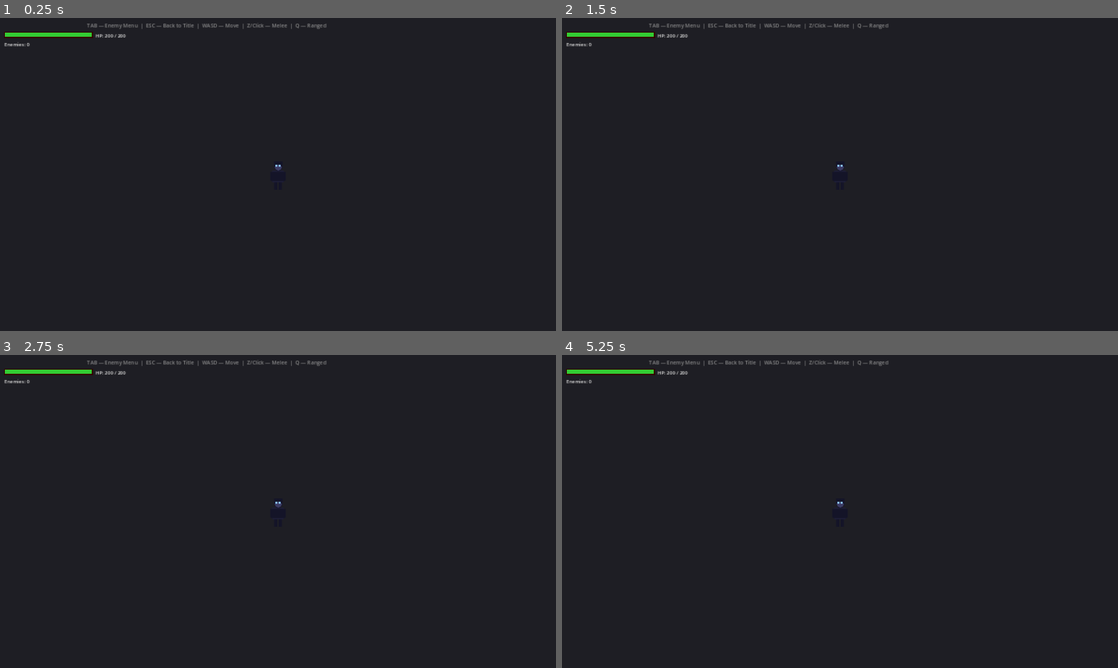
Above: before the commit, frames 1-4 (two rows, left to right).
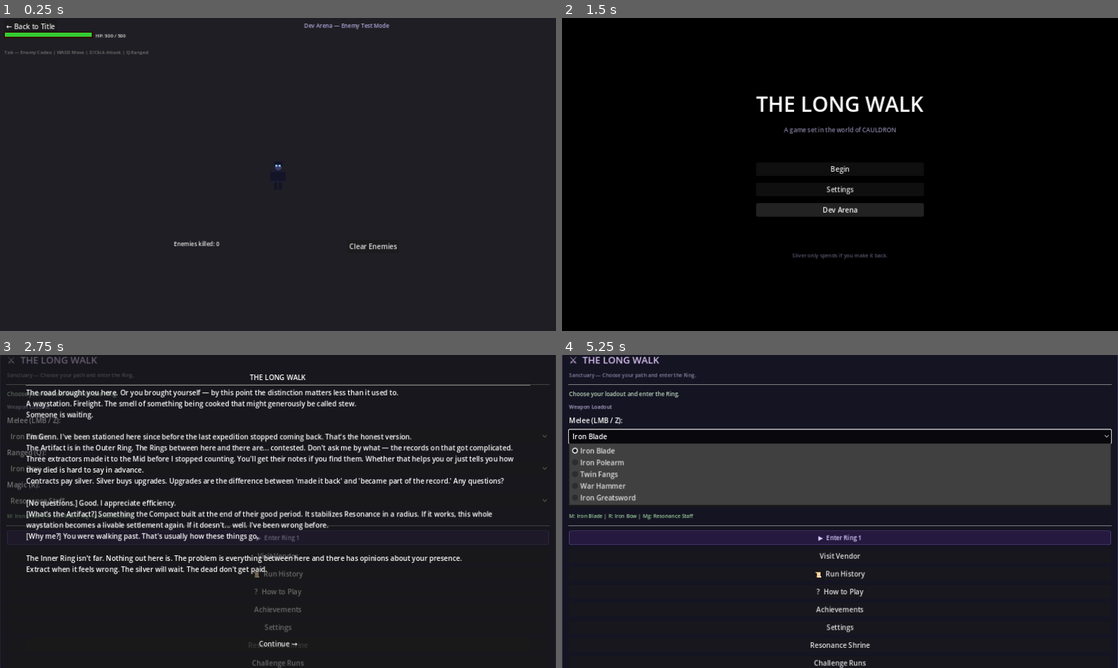
Above: after the commit, the same moments.

Repository: cbradshaw11/game-concept
Game: Godot game, scene res://scenes/dev/dev_arena.tscn
Same seed, same stepped clock (60 frames per second), same inputs: the game is played once before the commit and once after it. This scene is started directly instead of the project's main scene.
Inputs (mouse positions are in pixels of both pictures, inside the frame that each line leads up to):
- Up to frame 1 (0.25 s): no input
- Up to frame 2 (1.5 s): click (934, 246) at 0.5 s, where only the run after the commit has a clickable "Clear Enemies"; click (595, 27) at 1.25 s, where only the run after the commit has a clickable "← Back to Title"
- Up to frame 3 (2.75 s): click (278, 505) at 2 s, where only the run after the commit has a clickable "Begin"
- Up to frame 4 (5.25 s): click (840, 536) at 2.75 s, where only the run after the commit has a clickable "▶ Enter Ring 1"; click (840, 536) at 3.5 s, where only the run after the commit has a clickable "▶ Enter Ring 1"; click (840, 642) at 4.25 s, where only the run after the commit has a clickable "Continue →"; click (840, 436) at 5 s, where only the run after the commit has a clickable "Iron Blade"

The runs differ from the first frame. In frame 1, 0.9% of the frame differs, in the area x 0-72%, y 1-74%; in frame 2, 96%, in the area x 0-100%, y 0-100%; in frame 3, 11%; in frame 4, 27%.

Commit message:
feat: dev enemy test arena — spawn + test any enemy from title screen
Co-Authored-By: Claude Opus 4.6 (1M context) <noreply@anthropic.com>

Diff:
--- a/game/scenes/dev/dev_arena.gd
+++ b/game/scenes/dev/dev_arena.gd
@@ -3,6 +3,7 @@
 # ── Dev Enemy Test Arena ─────────────────────────────────────────────────────
 # Standalone developer tool for spawning and testing enemies.
 # Built entirely in code — no .tscn dependencies beyond player sprite.
+# Uses DataStore autoload for enemy data.
 
 const SPRITE_BASE := "res://assets/sprites/"
 const SPRITE_MAP := {
@@ -31,36 +32,29 @@
 	"resonance_wraith": Color(0.5, 0.8, 1.0, 0.8),
 }
 
-# Hardcoded enemy data (self-contained — no DataStore dependency)
-const ENEMY_DATA := {
-	"cave_spider":      { "hp": 40,  "damage": 9,  "zone": "inner", "desc": "Scurries erratically, stops to fire slow web projectiles" },
-	"scavenger_grunt":  { "hp": 50,  "damage": 10, "zone": "inner", "desc": "Basic melee, steady charge toward player" },
-	"shieldbearer":     { "hp": 80,  "damage": 18, "zone": "mid",   "desc": "Slow advance, wind-up brace, then lunges to strike" },
-	"shield_wall":      { "hp": 120, "damage": 22, "zone": "mid",   "desc": "Barely moves, forces you to engage, hits very hard" },
-	"ash_flanker":      { "hp": 55,  "damage": 12, "zone": "mid",   "desc": "Wide zigzag strafe, quick strikes" },
-	"berserker":        { "hp": 65,  "damage": 16, "zone": "mid",   "desc": "Burst-sprint with hard stops, erratic timing" },
-	"ridge_archer":     { "hp": 45,  "damage": 14, "zone": "mid",   "desc": "Keeps distance, fires orange projectiles" },
-	"rift_caster":      { "hp": 50,  "damage": 15, "zone": "outer", "desc": "Orbits player, lobs slow purple orbs" },
-	"warden_hunter":    { "hp": 90,  "damage": 20, "zone": "outer", "desc": "Normal chase, repositions after each hit" },
-	"resonance_wraith": { "hp": 70,  "damage": 17, "zone": "outer", "desc": "Teleports every 2s, ethereal drift between blinks" },
+const FLAVOR_TEXT := {
+	"scavenger_grunt": "Basic melee scrapper. Rushes the player directly.",
+	"cave_spider": "Erratic crawler. Stops to fire slow web projectiles.",
+	"shieldbearer": "Armored soldier. Wind-up lunge attack, shield bash on contact.",
+	"ash_flanker": "Fast flanker. Wide zigzag approach, hard to track.",
+	"ridge_archer": "Ranged kiter. Keeps distance, fires arrows.",
+	"rift_caster": "Orbiting caster. Circles player, fires magic orbs.",
+	"berserker": "Glass cannon. Burst-sprint charges, hits hard.",
+	"shield_wall": "Slow tank. Forces you to engage it, punishing hits.",
+	"warden_hunter": "Elite hunter. Repositions after every hit.",
+	"resonance_wraith": "Phase phantom. Teleports every 2s, ethereal strikes.",
 }
 
-# Ordered list for menu display
-const ENEMY_ORDER := [
-	"cave_spider", "scavenger_grunt",
-	"shieldbearer", "shield_wall", "ash_flanker", "berserker", "ridge_archer",
-	"rift_caster", "warden_hunter", "resonance_wraith",
-]
-
-var player_speed := 200.0
-var player_health := 200.0
-var player_max_health := 200.0
+var player_speed := 220.0
+var player_health := 500.0
+var player_max_health := 500.0
 var enemies: Array[Node2D] = []
 var damage_timers: Dictionary = {}
 var _enemy_state_timers: Dictionary = {}
 var attack_cooldown: float = 0.0
 var _last_move_dir: Vector2 = Vector2.RIGHT
 var _menu_open: bool = false
+var kill_count: int = 0
 
 # Scene nodes (built in _ready)
 var player: Node2D = null
@@ -70,8 +64,9 @@
 var hud_layer: CanvasLayer = null
 var health_bar: ColorRect = null
 var hp_label: Label = null
-var enemy_count_label: Label = null
+var kill_count_label: Label = null
 var menu_panel: Panel = null
+var grid_node: Node2D = null
 
 func _ready() -> void:
 	_build_scene()
@@ -85,6 +80,13 @@
 	background.size = Vector2(4000, 4000)
 	background.position = Vector2(-2000, -2000)
 	add_child(background)
+
+	# Grid lines node
+	grid_node = Node2D.new()
+	grid_node.name = "GridLines"
+	grid_node.z_index = -1
+	add_child(grid_node)
+	grid_node.draw.connect(_draw_grid.bind(grid_node))
 
 	# Player
 	player = Node2D.new()
@@ -113,14 +115,30 @@
 	hud_layer.name = "HUD"
 	add_child(hud_layer)
 
-	# Hint label (top center)
+	# Controls hint (top left below HP)
 	var hint := Label.new()
-	hint.text = "TAB \u2014 Enemy Menu  |  ESC \u2014 Back to Title  |  WASD \u2014 Move  |  Z/Click \u2014 Melee  |  Q \u2014 Ranged"
-	hint.add_theme_font_size_override("font_size", 12)
-	hint.add_theme_color_override("font_color", Color(0.7, 0.7, 0.7, 0.7))
-	hint.position = Vector2(200, 8)
+	hint.text = "Tab \u2014 Enemy Codex | WASD Move | Z/Click Attack | Q Ranged"
+	hint.add_theme_font_size_override("font_size", 11)
+	hint.add_theme_color_override("font_color", Color(0.6, 0.6, 0.6, 0.7))
+	hint.position = Vector2(10, 70)
 	hint.name = "HintLabel"
 	hud_layer.add_child(hint)
+
+	# "Dev Arena — Enemy Test Mode" label top right
+	var mode_label := Label.new()
+	mode_label.text = "Dev Arena \u2014 Enemy Test Mode"
+	mode_label.add_theme_font_size_override("font_size", 13)
+	mode_label.add_theme_color_override("font_color", Color(0.7, 0.65, 0.85))
+	mode_label.position = Vector2(700, 8)
+	mode_label.name = "ModeLabel"
+	hud_layer.add_child(mode_label)
+
+	# Back to Title button (top left)
+	var back_btn := Button.new()
+	back_btn.text = "\u2190 Back to Title"
+	back_btn.position = Vector2(10, 4)
+	back_btn.pressed.connect(func(): get_tree().change_scene_to_file("res://scenes/main.tscn"))
+	hud_layer.add_child(back_btn)
 
 	# Health bar BG
 	var hb_bg := ColorRect.new()
@@ -140,21 +158,41 @@
 
 	# HP label
 	hp_label = Label.new()
-	hp_label.text = "HP: 200 / 200"
+	hp_label.text = "HP: 500 / 500"
 	hp_label.add_theme_font_size_override("font_size", 11)
 	hp_label.add_theme_color_override("font_color", Color(0.9, 0.9, 0.9))
 	hp_label.position = Vector2(220, 32)
 	hp_label.name = "HPLabel"
 	hud_layer.add_child(hp_label)
 
-	# Enemy count label
-	enemy_count_label = Label.new()
-	enemy_count_label.text = "Enemies: 0"
-	enemy_count_label.add_theme_font_size_override("font_size", 11)
-	enemy_count_label.add_theme_color_override("font_color", Color(0.9, 0.9, 0.9))
-	enemy_count_label.position = Vector2(10, 52)
-	enemy_count_label.name = "EnemyCount"
-	hud_layer.add_child(enemy_count_label)
+	# Kill count label (bottom center)
+	kill_count_label = Label.new()
+	kill_count_label.text = "Enemies killed: 0"
+	kill_count_label.add_theme_font_size_override("font_size", 13)
+	kill_count_label.add_theme_color_override("font_color", Color(0.9, 0.9, 0.9))
+	kill_count_label.position = Vector2(400, 510)
+	kill_count_label.name = "KillCount"
+	hud_layer.add_child(kill_count_label)
+
+	# Clear Enemies button (bottom right, always visible)
+	var clear_btn := Button.new()
+	clear_btn.text = "Clear Enemies"
+	clear_btn.position = Vector2(800, 510)
+	clear_btn.pressed.connect(_on_clear_all)
+	hud_layer.add_child(clear_btn)
+
+func _draw_grid(node: Node2D) -> void:
+	var spacing := 80.0
+	var extent := 2000.0
+	var col := Color(0.15, 0.15, 0.15)
+	var x := -extent
+	while x <= extent:
+		node.draw_line(Vector2(x, -extent), Vector2(x, extent), col, 1.0)
+		x += spacing
+	var y := -extent
+	while y <= extent:
+		node.draw_line(Vector2(-extent, y), Vector2(extent, y), col, 1.0)
+		y += spacing
 
 func _process(delta: float) -> void:
 	_handle_global_input()
@@ -170,6 +208,10 @@
 	_clean_dead_enemies()
 	# Keep background centered on player
 	background.position = player.position - Vector2(2000, 2000)
+	# Keep grid centered
+	if grid_node:
+		grid_node.position = Vector2(snapped(player.position.x, 80.0), snapped(player.position.y, 80.0))
+		grid_node.queue_redraw()
 
 func _handle_global_input() -> void:
 	if Input.is_action_just_pressed("ui_cancel"):
@@ -177,9 +219,6 @@
 			_close_menu()
 		else:
 			get_tree().change_scene_to_file("res://scenes/main.tscn")
-	if Input.is_key_pressed(KEY_TAB) and not Input.is_key_pressed(KEY_SHIFT):
-		# Only toggle on press, not hold
-		pass
 	if Input.is_action_just_pressed("ui_focus_next"):
 		# TAB — toggle menu
 		if _menu_open:
@@ -257,7 +296,7 @@
 	trail_tw.tween_property(trail, "modulate:a", 0.0, 0.18)
 	trail_tw.tween_callback(trail.queue_free)
 
-	var base_dmg: int = 15
+	var base_dmg: int = 20
 	for enemy in enemies:
 		if not is_instance_valid(enemy) or not enemy.get_meta("alive", false):
 			continue
@@ -267,7 +306,7 @@
 # ── Ranged Attack ────────────────────────────────────────────────────────────
 
 func _do_ranged_attack() -> void:
-	var nearest: Node2D = _get_nearest_enemy(500.0)
+	var nearest: Node2D = _get_nearest_enemy(600.0)
 	if nearest == null:
 		return
 	var proj := ColorRect.new()
@@ -275,10 +314,10 @@
 	proj.color = Color(0.9, 0.95, 1.0)
 	proj.position = player.position - Vector2(5, 5)
 	add_child(proj)
-	var base_dmg: int = 20
+	var base_dmg: int = 25
 	var dmg_val := base_dmg
 	var tw := create_tween()
-	tw.tween_property(proj, "position", nearest.position - Vector2(5, 5), 0.25)
+	tw.tween_property(proj, "position", nearest.position - Vector2(5, 5), 0.3)
 	tw.tween_callback(func():
 		proj.queue_free()
 		if is_instance_valid(nearest) and nearest.get_meta("alive", false):
@@ -334,6 +373,7 @@
 
 func _on_enemy_killed(enemy: Node2D) -> void:
 	enemy.set_meta("alive", false)
+	kill_count += 1
 	var tw := create_tween()
 	tw.tween_property(enemy, "modulate:a", 0.0, 0.3)
 	tw.tween_callback(enemy.queue_free)
@@ -348,17 +388,25 @@
 # ── Enemy Spawning ───────────────────────────────────────────────────────────
 
 func _spawn_specific_enemy(enemy_id: String) -> void:
-	var data: Dictionary = ENEMY_DATA.get(enemy_id, {})
+	# Pull stats from DataStore
+	var all_enemies: Array = DataStore.enemies.get("enemies", [])
+	var data: Dictionary = {}
+	for e in all_enemies:
+		if e.get("id", "") == enemy_id:
+			data = e
+			break
 	if data.is_empty():
 		return
-	var max_hp: int = data["hp"]
-	var dmg: int = data["damage"]
-	var zone: String = data["zone"]
+
+	var max_hp: int = int(data.get("health", 50))
+	var dmg: int = int(data.get("damage", 10))
 	var spd: int = SPEED_MAP.get(enemy_id, 80)
-
-	# Random position 200-300px from player
+	var rings: Array = data.get("rings", [])
+	var zone: String = rings[0] if rings.size() > 0 else "inner"
+
+	# Random position 150-200px from player
 	var angle: float = randf() * TAU
-	var dist: float = randf_range(200.0, 300.0)
+	var dist: float = randf_range(150.0, 200.0)
 	var spawn_pos: Vector2 = player.position + Vector2(cos(angle), sin(angle)) * dist
 
 	var node := Node2D.new()
@@ -416,8 +464,8 @@
 		health_bar.color = Color(0.2, 0.8, 0.2) if ratio > 0.35 else Color(0.85, 0.2, 0.2)
 	if hp_label:
 		hp_label.text = "HP: %d / %d" % [int(player_health), int(player_max_health)]
-	if enemy_count_label:
-		enemy_count_label.text = "Enemies: %d" % enemies.size()
+	if kill_count_label:
+		kill_count_label.text = "Enemies killed: %d" % kill_count
 
 # ── Player Death (reset) ────────────────────────────────────────────────────
 
@@ -865,6 +913,13 @@
 
 # ── Spawn Menu ───────────────────────────────────────────────────────────────
 
+func _get_ring_label(rings: Array) -> String:
+	if "outer" in rings:
+		return "Outer Ring"
+	elif "mid" in rings:
+		return "Mid Ring"
+	return "Inner Ring"
+
 func _open_menu() -> void:
 	if _menu_open:
 		return
@@ -878,13 +933,13 @@
 	style.set_border_width_all(2)
 	style.set_corner_radius_all(6)
 	menu_panel.add_theme_stylebox_override("panel", style)
-	menu_panel.position = Vector2(80, 40)
-	menu_panel.size = Vector2(600, 520)
+	menu_panel.position = Vector2(130, 20)
+	menu_panel.size = Vector2(700, 500)
 	hud_layer.add_child(menu_panel)
 
 	var margin := MarginContainer.new()
 	margin.position = Vector2(0, 0)
-	margin.size = Vector2(600, 520)
+	margin.size = Vector2(700, 500)
 	margin.add_theme_constant_override("margin_left", 16)
 	margin.add_theme_constant_override("margin_right", 16)
 	margin.add_theme_constant_override("margin_top", 12)
@@ -898,14 +953,14 @@
 
 	# Title
 	var title_lbl := Label.new()
-	title_lbl.text = "ENEMY TEST ARENA"
+	title_lbl.text = "Enemy Codex \u2014 Dev Arena"
 	title_lbl.add_theme_font_size_override("font_size", 22)
 	title_lbl.add_theme_color_override("font_color", Color(0.9, 0.85, 1.0))
 	title_lbl.horizontal_alignment = HORIZONTAL_ALIGNMENT_CENTER
 	outer_vbox.add_child(title_lbl)
 
 	var subtitle_lbl := Label.new()
-	subtitle_lbl.text = "Spawn enemies to test their behavior. Click an enemy to spawn one."
+	subtitle_lbl.text = "Spawn enemies to test their behavior. Click Spawn to deploy."
 	subtitle_lbl.add_theme_font_size_override("font_size", 11)
 	subtitle_lbl.add_theme_color_override("font_color", Color(0.6, 0.6, 0.65))
 	subtitle_lbl.horizontal_alignment = HORIZONTAL_ALIGNMENT_CENTER
@@ -926,35 +981,50 @@
 	list_vbox.add_theme_constant_override("separation", 4)
 	scroll.add_child(list_vbox)
 
-	var zone_labels := { "inner": "Zone 1 \u2014 Inner", "mid": "Zone 2 \u2014 Mid", "outer": "Zone 3 \u2014 Outer" }
-	var zone_colors := { "inner": Color(0.3, 0.8, 0.3), "mid": Color(0.9, 0.8, 0.2), "outer": Color(0.9, 0.3, 0.3) }
-
-	for enemy_id in ENEMY_ORDER:
-		var data: Dictionary = ENEMY_DATA[enemy_id]
+	var zone_colors := { "Inner Ring": Color(0.3, 0.8, 0.3), "Mid Ring": Color(0.9, 0.8, 0.2), "Outer Ring": Color(0.9, 0.3, 0.3) }
+
+	# Build enemy list from DataStore
+	var all_enemies: Array = DataStore.enemies.get("enemies", [])
+	for edata in all_enemies:
+		var enemy_id: String = edata.get("id", "")
+		var rings: Array = edata.get("rings", [])
+		var hp: int = int(edata.get("health", 50))
+		var dmg: int = int(edata.get("damage", 10))
+		var spd: int = SPEED_MAP.get(enemy_id, 80)
+		var ring_label: String = _get_ring_label(rings)
+
 		var row := HBoxContainer.new()
 		row.size_flags_horizontal = Control.SIZE_EXPAND_FILL
 		row.add_theme_constant_override("separation", 8)
 		list_vbox.add_child(row)
 
-		# Enemy name
+		# Enemy name (bold via font size)
 		var name_lbl := Label.new()
 		name_lbl.text = enemy_id.replace("_", " ").capitalize()
 		name_lbl.add_theme_font_size_override("font_size", 13)
 		name_lbl.add_theme_color_override("font_color", Color(0.95, 0.92, 1.0))
-		name_lbl.custom_minimum_size = Vector2(130, 0)
+		name_lbl.custom_minimum_size = Vector2(120, 0)
 		row.add_child(name_lbl)
 
 		# Zone badge
 		var zone_lbl := Label.new()
-		zone_lbl.text = zone_labels.get(data["zone"], data["zone"])
+		zone_lbl.text = ring_label
 		zone_lbl.add_theme_font_size_override("font_size", 10)
-		zone_lbl.add_theme_color_override("font_color", zone_colors.get(data["zone"], Color.WHITE))
-		zone_lbl.custom_minimum_size = Vector2(95, 0)
+		zone_lbl.add_theme_color_override("font_color", zone_colors.get(ring_label, Color.WHITE))
+		zone_lbl.custom_minimum_size = Vector2(70, 0)
 		row.add_child(zone_lbl)
 
-		# Description
+		# Stats: HP, DMG, SPD
+		var stats_lbl := Label.new()
+		stats_lbl.text = "HP:%d  DMG:%d  SPD:%d" % [hp, dmg, spd]
+		stats_lbl.add_theme_font_size_override("font_size", 10)
+		stats_lbl.add_theme_color_override("font_color", Color(0.7, 0.7, 0.75))
+		stats_lbl.custom_minimum_size = Vector2(140, 0)
+		row.add_child(stats_lbl)
+
+		# Flavor description
 		var desc_lbl := Label.new()
-		desc_lbl.text = data["desc"]
+		desc_lbl.text = FLAVOR_TEXT.get(enemy_id, "")
 		desc_lbl.add_theme_font_size_override("font_size", 10)
 		desc_lbl.add_theme_color_override("font_color", Color(0.55, 0.55, 0.6))
 		desc_lbl.size_flags_horizontal = Control.SIZE_EXPAND_FILL
@@ -964,7 +1034,7 @@
 		var spawn_btn := Button.new()
 		spawn_btn.text = "Spawn"
 		spawn_btn.custom_minimum_size = Vector2(60, 0)
-		var eid: String = enemy_id  # capture for lambda
+		var eid: String = enemy_id
 		spawn_btn.pressed.connect(func(): _on_spawn_pressed(eid))
 		row.add_child(spawn_btn)
 
@@ -1005,4 +1075,3 @@
 	enemies.clear()
 	damage_timers.clear()
 	_enemy_state_timers.clear()
-	_close_menu()
